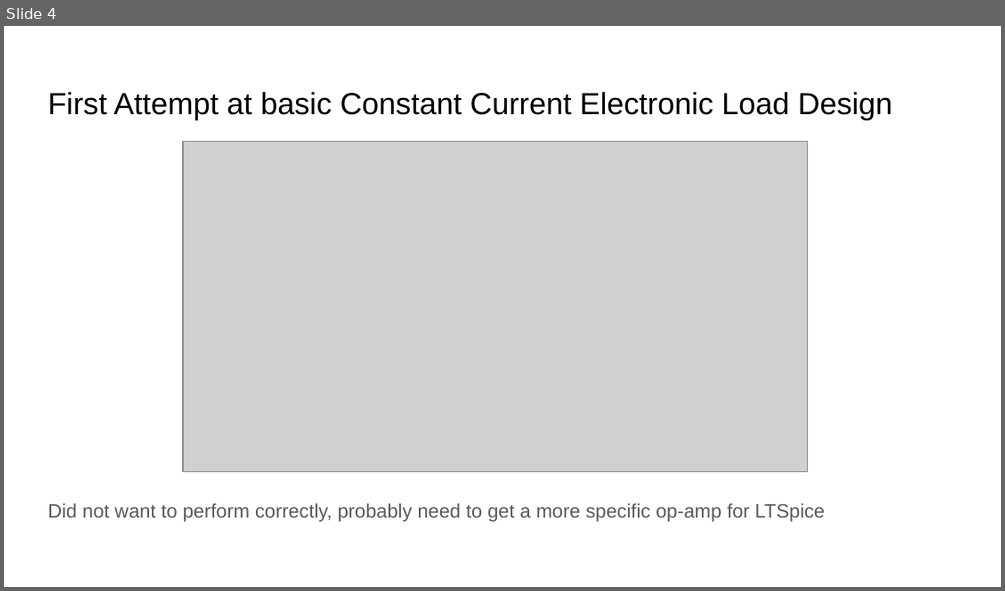
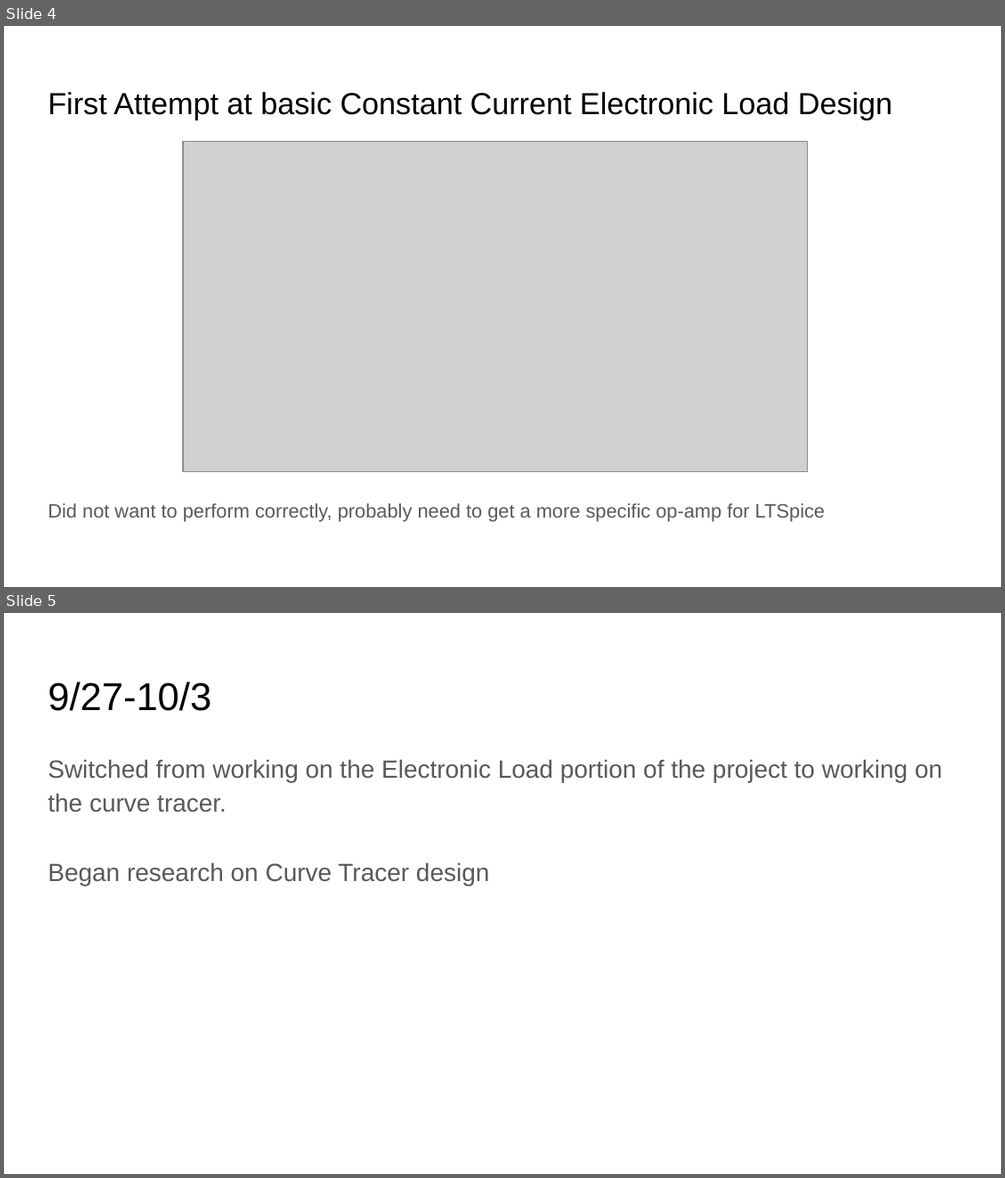
Before and after one commit to Xylot/DAPL, a slide deck: Project Notebook - Group 4/Project Notebook - Group 4/1. Individual/Cooper/Cooper Project Notebook.pptx. Shown one above the other, each under a label of ours: slide 4 before the commit, slides 4 and 5 after it. The pictures are 1005x591 and 1005x1178 pixels, drawn with LibreOffice and Linux fonts; fonts in the diff are those of the drawing; grey boxes stand for pictures. Boxes give left, top, right and bottom in pixels: in the first picture for what was removed or moved away, otherwise in the second. Text is boxed around its words. In the diff, an @@ line names an element or a change of style, - is before the commit and + after.

Commit message:
All changes from Demo Day etc.
Also include an update to my project notebook

```diff
--- a/Project Notebook - Group 4/Project Notebook - Group 4/1. Individual/Cooper/Cooper Project Notebook.pptx
+++ b/Project Notebook - Group 4/Project Notebook - Group 4/1. Individual/Cooper/Cooper Project Notebook.pptx
@@ slide 5 added at [4,613,1001,1174], background #FFFFFF @@
@@ title added at [48,682,211,711], 28 pt, text #000000 @@
+9/27-10/3
@@ text added at [48,759,942,885], 18 pt, text #595959 @@
+Switched from working on the Electronic Load portion of the project to working on the curve tracer.
+Began research on Curve Tracer design
```
Also in this commit, not shown: 18 other slides added, 17 other files.
